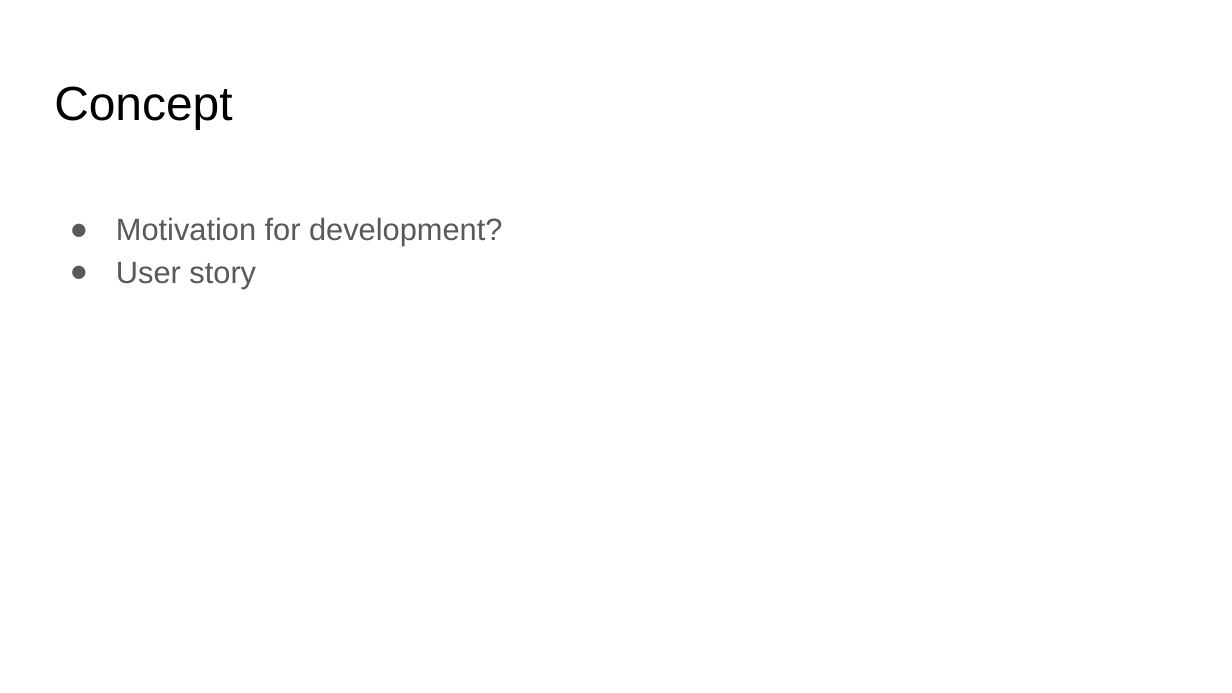
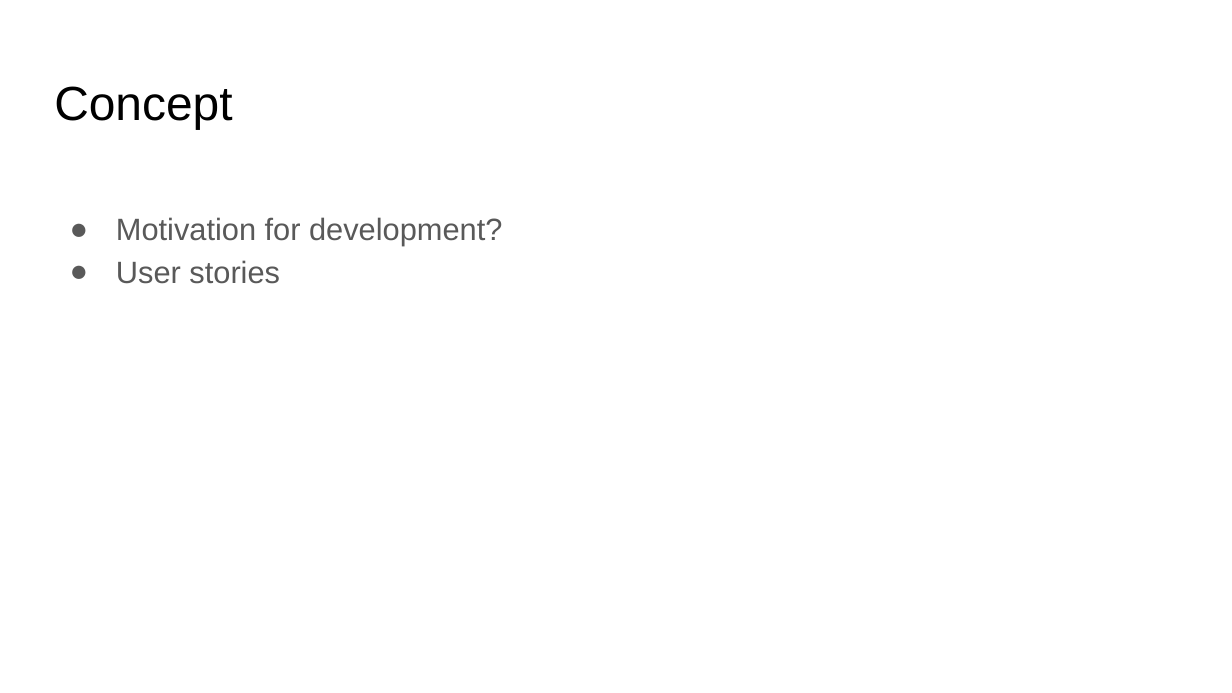
Before and after one commit to JohnSauter/Matchmaker, a slide deck: slide 4 of presentation/Matchmaker.odp. Drawn at 1232x693 pixels with LibreOffice and Linux fonts; fonts in the diff are those of the drawing. Boxes give left, top, right and bottom in pixels: in the first picture for what was removed or moved away, otherwise in the second. Text is boxed around its words. In the diff, an @@ line names an element or a change of style, - is before the commit and + after.

```diff
--- a/presentation/Matchmaker.odp
+++ b/presentation/Matchmaker.odp
@@ text at (116,260,280,284): text changed @@
-● User story
+● User stories
```
Also in this commit, not shown: 1 other slide changed.
